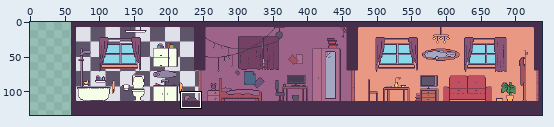
Two versions of one pixel-art file, Assets/Backgrounds/Overworld/Home_inside.aseprite. Above, an overview of the earlier version with the close-up marked.
Close-up. Old version:
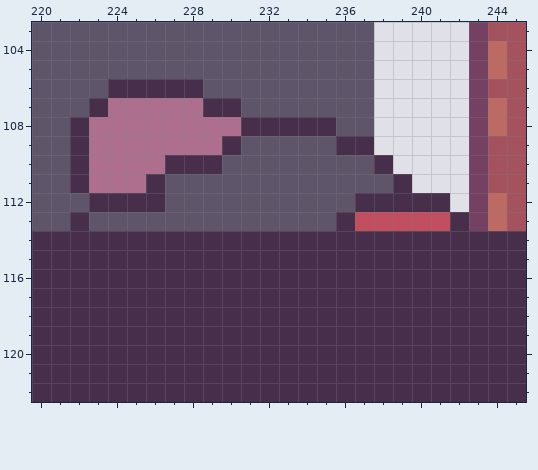
679x134 pixels, 1 frame. Colours within 5 levels of each other are drawn and written as one. Shown: x 220..245, y 103..122. The old version is drawn lined up with the new one, on the new canvas. The commit also changed other parts of the picture, which this record leaves out.
The result:
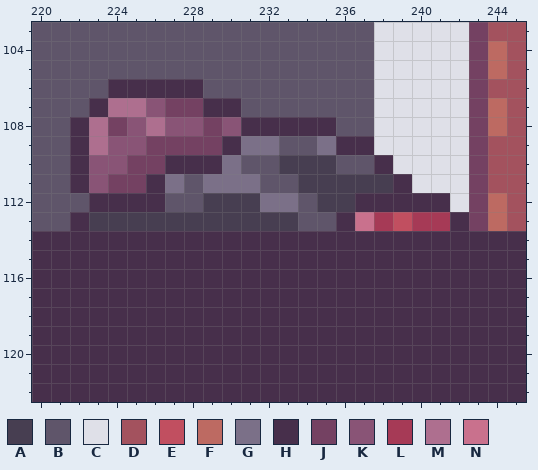
Palette (. is transparent): A #473e51  B #5f556a  C #dfe0e8  D #a3525e  E #c14f60  F #bd6a62  G #7b7088  H #472f4b  J #744162  K #895476  L #a63a56  M #ae6f8f  N #c9718d
From old to new:
canvas 679x134 -> 738x134, the old top-left corner now at 59,0
@@ x 220..245 @@
 106 BBBBHHHHHBBBBBBBBBCCCCCJDD
-107 BBBHMMMMMHHBBBBBBBCCCCCJFD
-108 BBHMMMMMMMMHHHHHBBCCCCCJFD
-109 BBHMMMMMMMHBBBBBHHCCCCCJDD
-110 BBHMMMMHHHBBBBBBBBHCCCCJDD
-111 BBHMMMHBBBBBBBBBBBBHCCCJDD
-112 BBBHHHHBBBBBBBBBBHHHHHCJFD
-113 BBHBBBBBBBBBBBBBHEEEEEHJFD
+107 BBBHMMKJJHHBBBBBBBCCCCCJFD
+108 BBHMJKMKKJKHHHHHBBCCCCCJFD
+109 BBHMKKJJJJHGGBBGHHCCCCCJDD
+110 BBHKKJJHHHGBBAAABBHCCCCJDD
+111 BBHKJJHGBGGGBBAAAAAHCCCJDD
+112 BBBHHHHBBAAAGGBAAHHHHHCJFD
+113 BBHAAAAAAAAAAABBHNLELLHJFD
 114 HHHHHHHHHHHHHHHHHHHHHHHHHH
